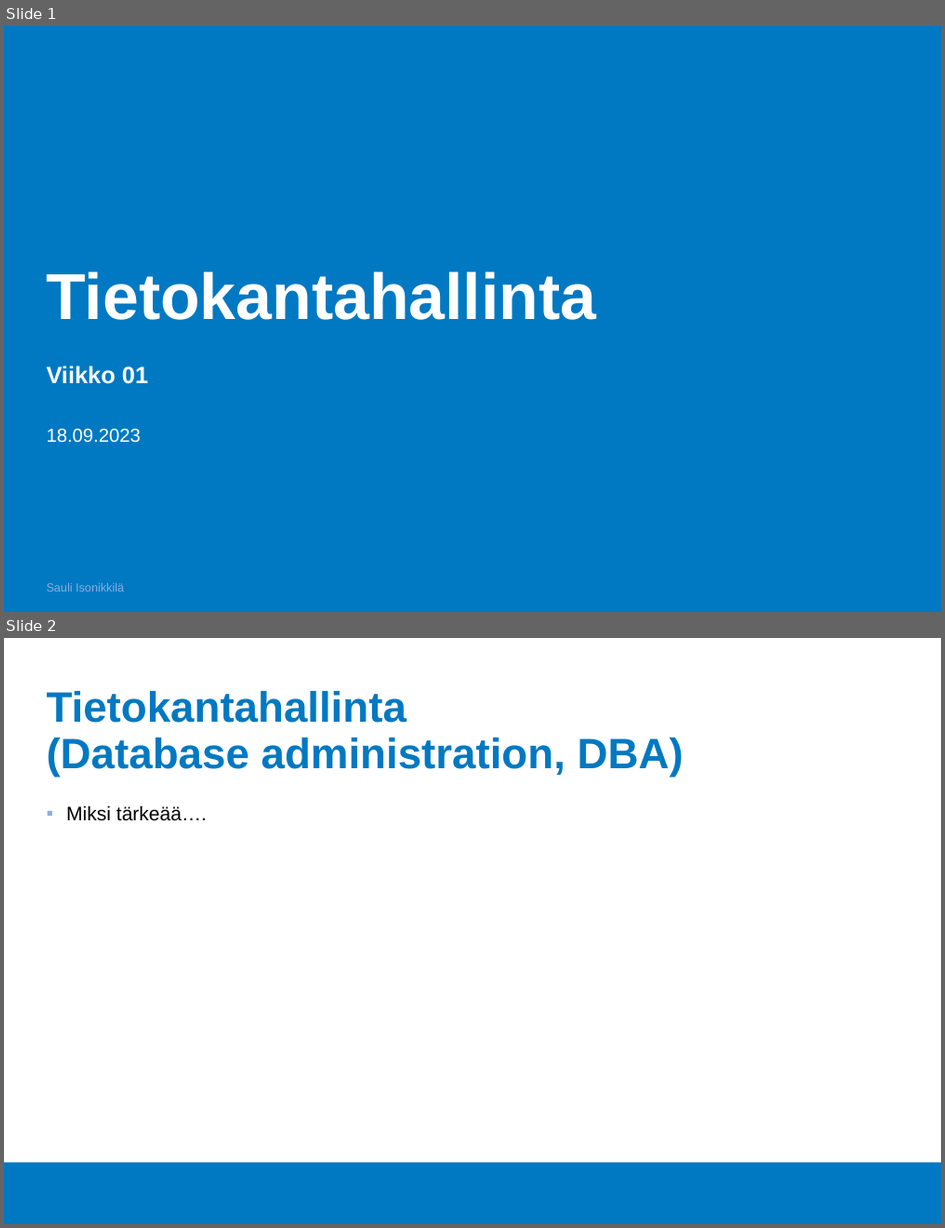
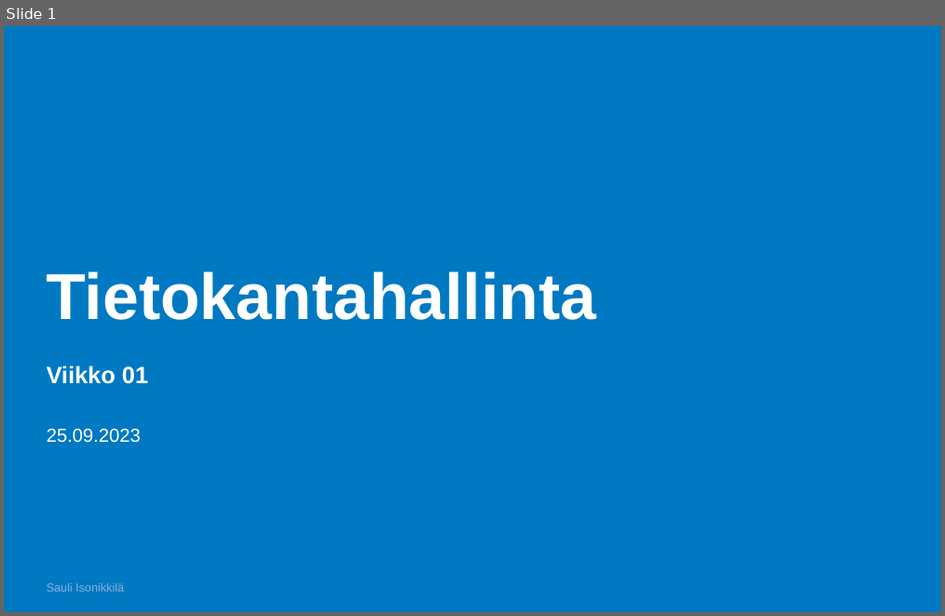
Before and after one commit to Tietokantahallinta/Tietokantahallinta.github.io, a slide deck: luennot/viikko01/Luentokalvot_01.odp. Shown one above the other, each under a label of ours: slides 1 and 2 before the commit, slide 1 after it. The pictures are 945x1228 and 945x616 pixels, drawn with LibreOffice and Linux fonts; fonts in the diff are those of the drawing; background and template pictures are left out. Boxes give left, top, right and bottom in pixels: in the first picture for what was removed or moved away, otherwise in the second. Text is boxed around its words. In the diff, an @@ line names an element or a change of style, - is before the commit and + after.

```diff
--- a/luennot/viikko01/Luentokalvot_01.odp
+++ b/luennot/viikko01/Luentokalvot_01.odp
@@ slide 2 removed at (4,638,941,1224), background #FFFFFF; not listed: 1 template element that a slide beside it also shows @@
@@ title removed at (47,691,684,777) @@
-Tietokantahallinta
-(Database administration, DBA)
@@ text removed at (66,805,207,821) @@
-▪ Miksi tärkeää….
@@ slide 1 changed as well @@
@@ text at (47,429,141,443): text changed @@
-18.09.2023
+25.09.2023
```
Also in this commit, not shown: 1 other slide changed, 7 slides added, 1 other slide removed, 5 other files.
